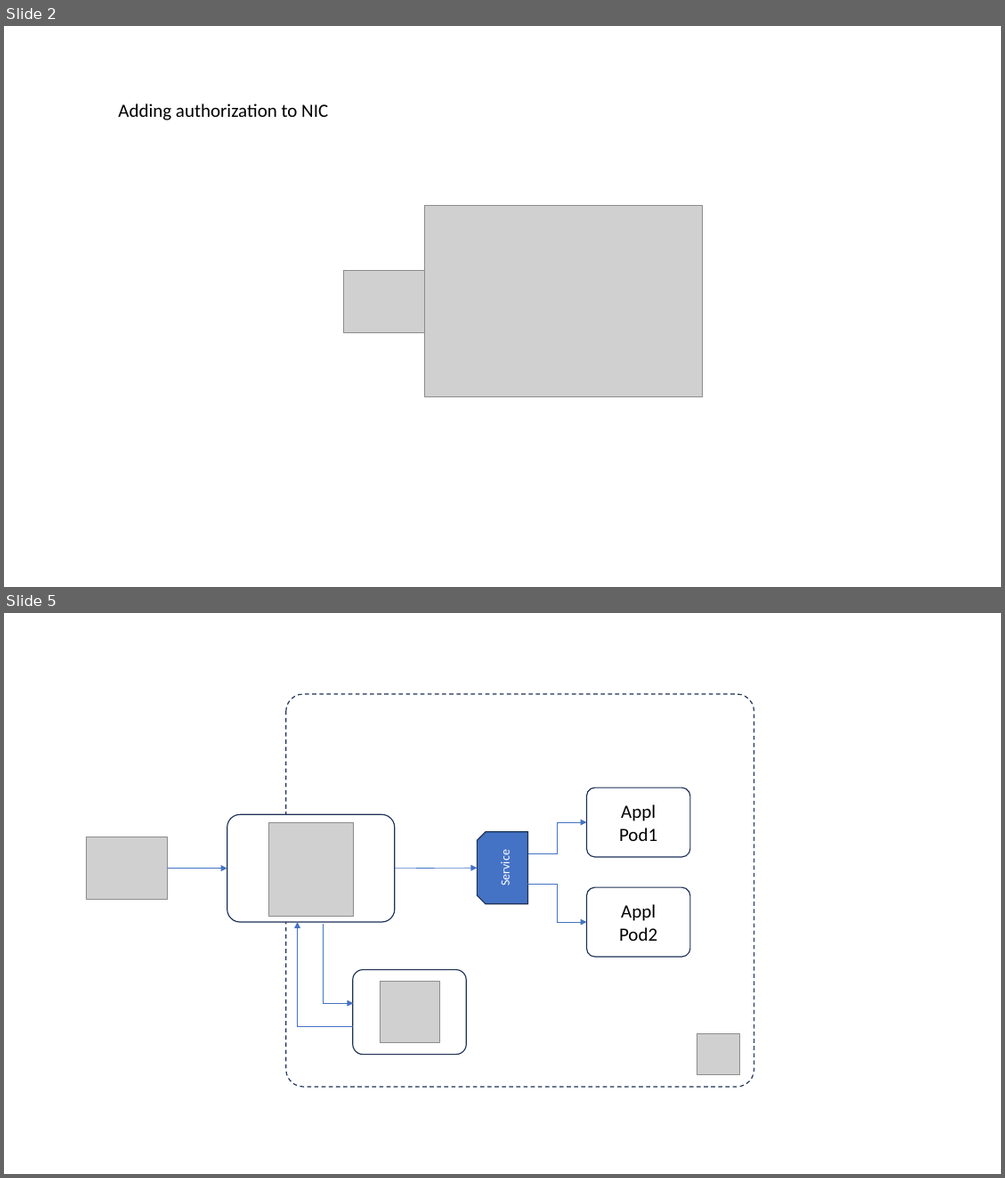
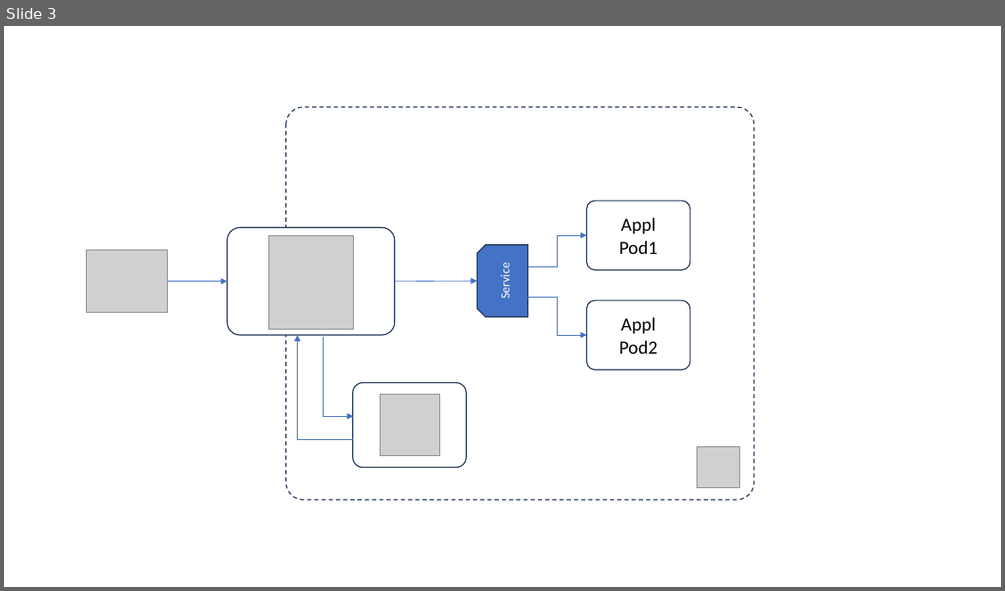
Before and after one commit to jfvilasPersonal/oberkorn, a slide deck: docs/diagrams.pptx. Shown one above the other, each under a label of ours: slides 2 and 5 before the commit, slide 3 after it; the slides between them are not shown. The pictures are 1005x1178 and 1005x591 pixels, drawn with LibreOffice and Linux fonts; fonts in the diff are those of the drawing; grey boxes stand for pictures. Boxes give left, top, right and bottom in pixels: in the first picture for what was removed or moved away, otherwise in the second. Text is boxed around its words. In the diff, an @@ line names an element or a change of style, - is before the commit and + after.

```diff
--- a/docs/diagrams.pptx
+++ b/docs/diagrams.pptx
@@ slide 2 removed at box(4, 26, 1001, 587), background #FFFFFF @@
@@ text removed at box(118, 103, 328, 120) @@
-Adding authorization to NIC
@@ picture removed at box(425, 206, 703, 397) @@
@@ picture removed at box(343, 271, 425, 332) @@
@@ what was slide 5 is now slide 3 @@
```
Also in this commit, not shown: 1 slide changed, 2 slides added, 1 other slide removed, 5 other files.
